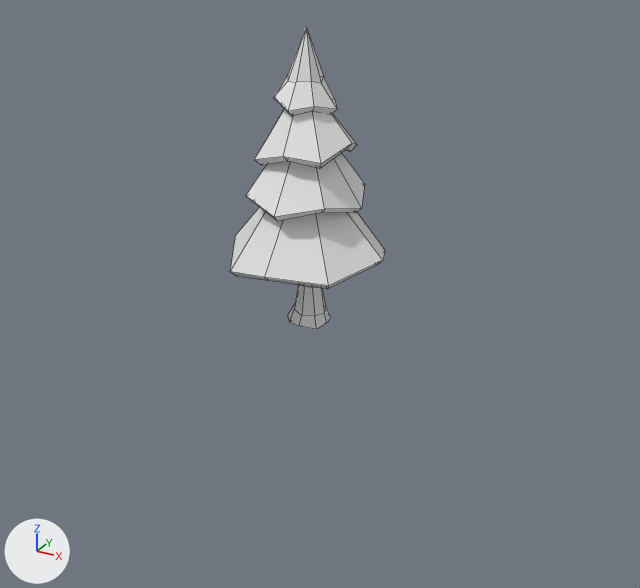
One commit to the FBX model Content/Coniferous_Trees/Tree_Spruce_small_01.fbx: the scene before it, then after it.
Before and after are seen from a 50 mm lens placed at (-22.5, -65.2, 24.6), pointed at (-42.1, -29.7, 6.8). Every picture has the same lights, and +X, +Y and +Z are marked at lower left. Mesh edges are drawn as thin lines. Where no turn or scale is listed for an object, it has been applied to the vertices.

Script lines for the objects in view, before the commit:
```python
me_cylinder_016 = bpy.data.meshes.new('Cylinder.016')
me_cylinder_016.from_pydata(...)  # 187 vertices, 198 faces; spans x -5.5..5.1, y -5.0..5.2, z 0.0..18.3
me_cylinder_016.materials.append(mat_allcolors_material)  # its picture is missing
ob_tree_spruce_small_01 = bpy.data.objects.new('Tree_Spruce_small_01', me_cylinder_016)
ob_tree_spruce_small_01.location = (-48.22, -19.91, 0.0)
```
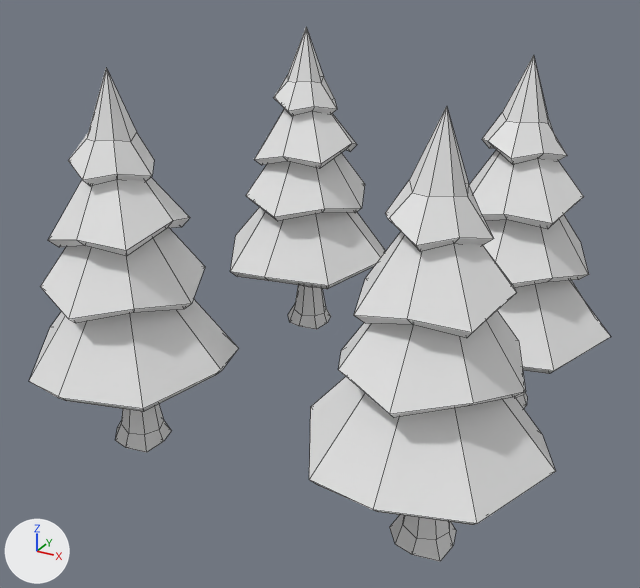
The newer file is also rescaled (x0.0739), turned or shifted as a whole; pictures and numbers use the older file's frame.

The change, as JSON lines over the scene's bpy script:
```json
{"op": "add", "block": "me_cylinder_003", "code": ["me_cylinder_003 = bpy.data.meshes.new('Cylinder.003')", "me_cylinder_003.from_pydata(...)  # 187 vertices, 198 faces; spans x -5.5..5.1, y -5.0..5.2, z 0.0..18.3", "me_cylinder_003.materials.append(mat_allcolors_material)  # its picture is missing"]}
{"op": "add", "block": "ob_tree_spruce_small_01_003", "code": ["ob_tree_spruce_small_01_003 = bpy.data.objects.new('Tree_Spruce_small_01.003', me_cylinder_003)", "ob_tree_spruce_small_01_003.location = (-48.84, -35.95, 0.0)"]}
{"op": "add", "block": "ob_tree_spruce_small_01_001", "code": ["ob_tree_spruce_small_01_001 = bpy.data.objects.new('Tree_Spruce_small_01.001', me_cylinder_003.copy())", "ob_tree_spruce_small_01_001.location = (-33.98, -23.81, 0.0)"]}
{"op": "add", "block": "ob_tree_spruce_small_01_002", "code": ["ob_tree_spruce_small_01_002 = bpy.data.objects.new('Tree_Spruce_small_01.002', me_cylinder_003.copy())", "ob_tree_spruce_small_01_002.location = (-33.31, -36.41, 0.0)"]}
```

Where the change shows, as pixel boxes [x1, y1, x2, y2] in the pictures (640 x 588 px):
```json
{"object": "Tree_Spruce_small_01.002", "change": "added", "after": [309, 106, 556, 561]}
{"object": "Tree_Spruce_small_01.003", "change": "added", "after": [29, 68, 238, 452]}
{"object": "Tree_Spruce_small_01.001", "change": "added", "after": [469, 55, 611, 409]}
```
